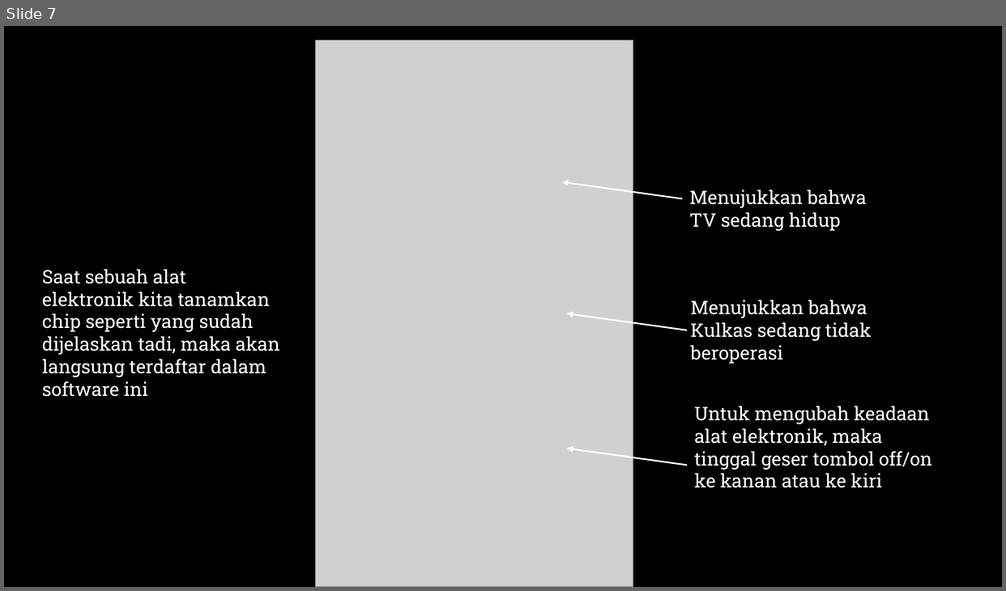
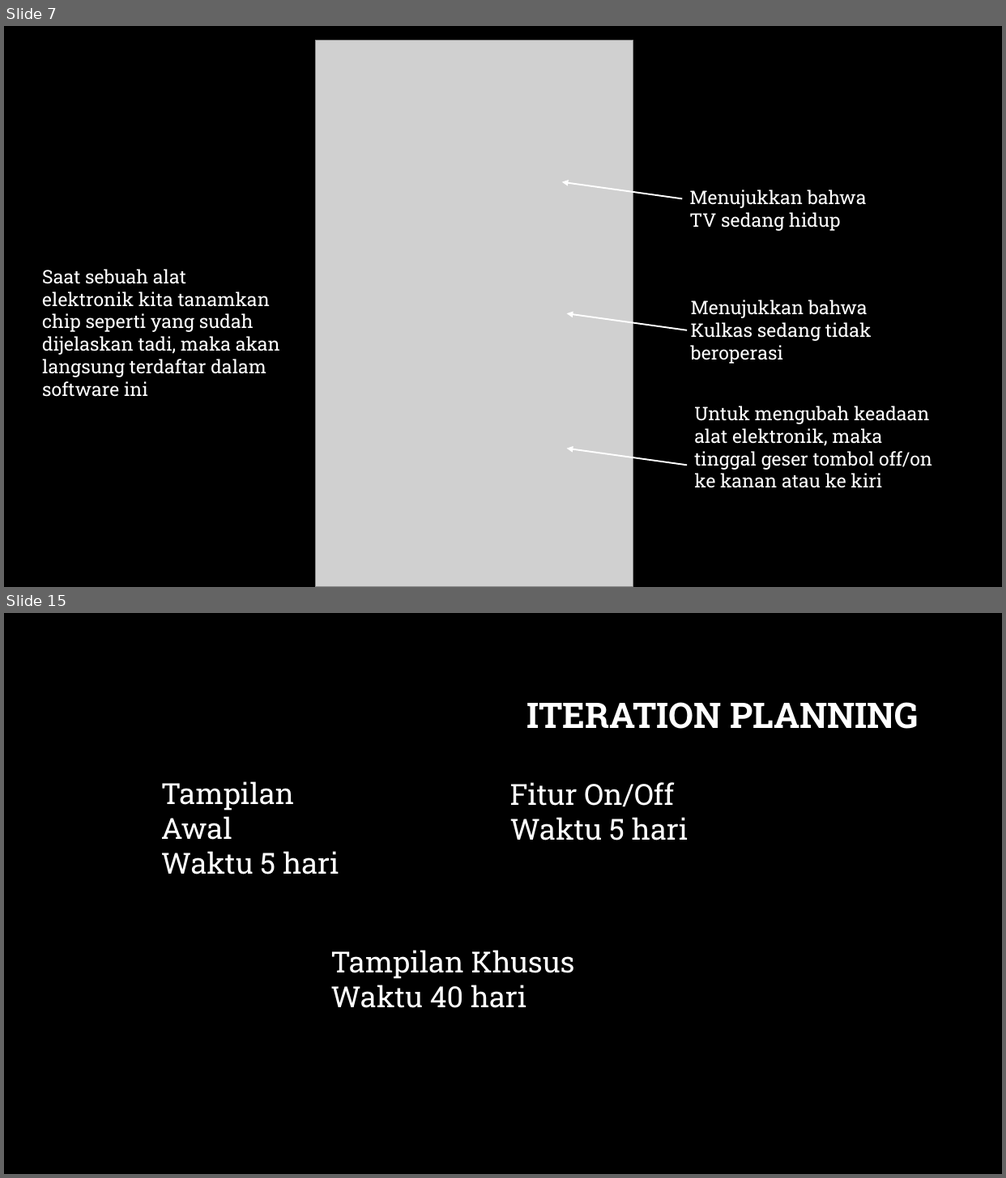
Before and after one commit to davidbezalel/test, a slide deck: bahanPresentasi.pptx. Shown one above the other, each under a label of ours: slide 7 before the commit, slides 7 and 15 after it; the slides between them are not shown. The pictures are 1006x591 and 1006x1178 pixels, drawn with LibreOffice and Linux fonts; fonts in the diff are those of the drawing; grey boxes stand for pictures; background and template pictures are left out. Boxes give left, top, right and bottom in pixels: in the first picture for what was removed or moved away, otherwise in the second. Text is boxed around its words. In the diff, an @@ line names an element or a change of style, - is before the commit and + after.

```diff
--- a/bahanPresentasi.pptx
+++ b/bahanPresentasi.pptx
@@ slide 15 added at [4,613,1002,1174], background picture (left out) @@
@@ title added at [526,702,918,729], 34 pt, text #FFFFFF, bold @@
+ITERATION PLANNING
@@ text added at [161,781,339,875], 28 pt, text #FFFFFF @@
+Tampilan Awal
+Waktu 5 hari
@@ text added at [510,782,688,841], 28 pt, text #FFFFFF @@
+Fitur On/Off
+Waktu 5 hari
@@ text added at [330,950,575,1008], 28 pt, text #FFFFFF @@
+Tampilan Khusus
+Waktu 40 hari
```
Also in this commit, not shown: 10 slides changed, 6 other slides added.
